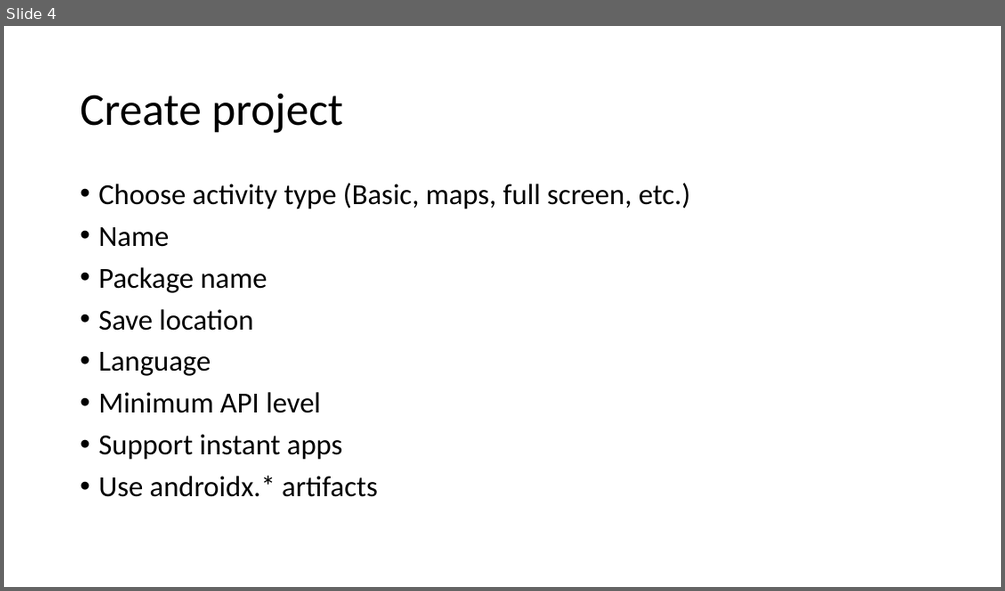
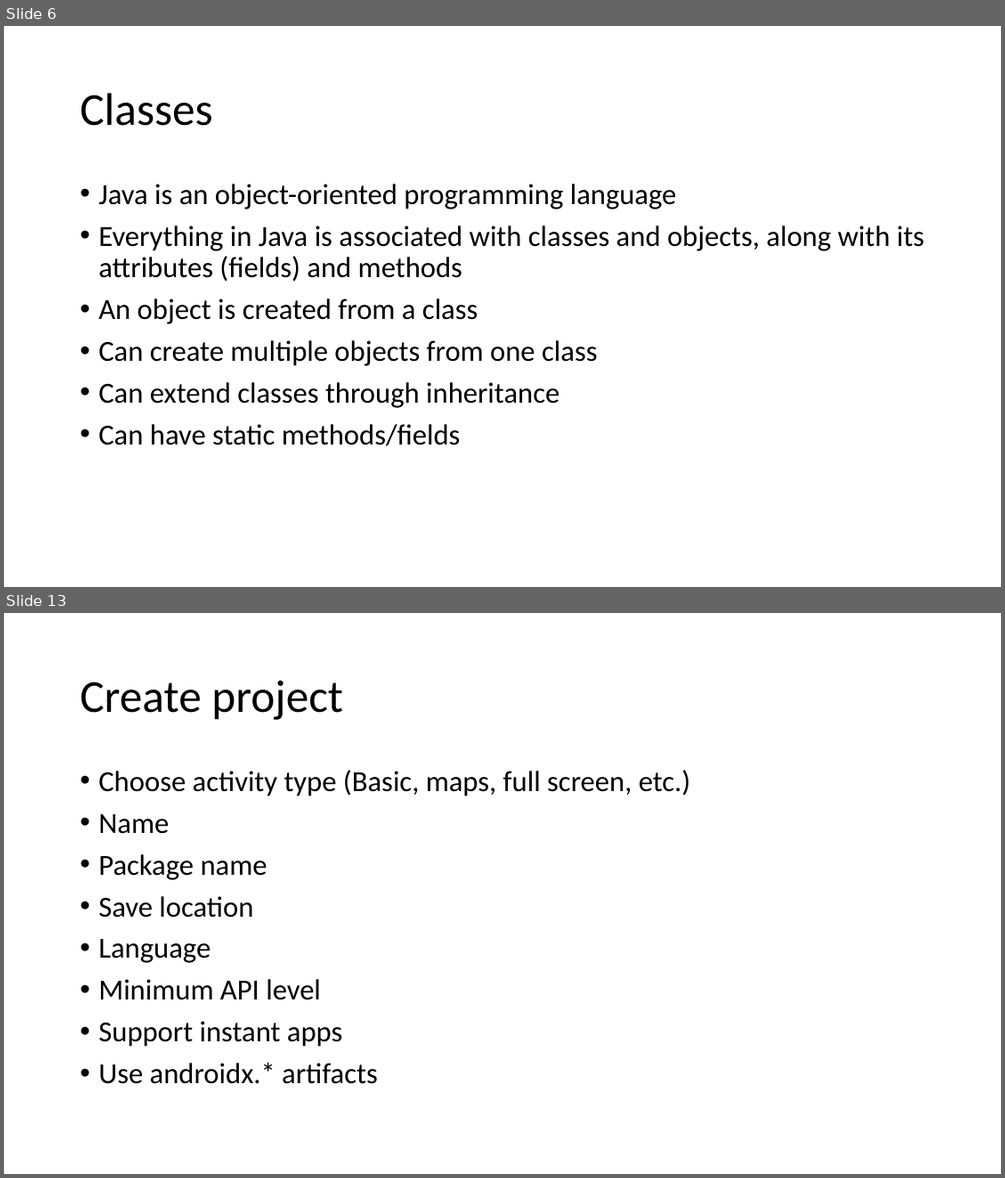
Before and after one commit to russellu/cs230, a slide deck: Lecture_HelloWorld.pptx. Shown one above the other, each under a label of ours: slide 4 before the commit, slides 6 and 13 after it; the slides between them are not shown. The pictures are 1005x591 and 1005x1178 pixels, drawn with LibreOffice and Linux fonts; fonts in the diff are those of the drawing. Boxes give left, top, right and bottom in pixels: in the first picture for what was removed or moved away, otherwise in the second. Text is boxed around its words. In the diff, an @@ line names an element or a change of style, - is before the commit and + after.

```diff
--- a/Lecture_HelloWorld.pptx
+++ b/Lecture_HelloWorld.pptx
@@ slide 6 added at (x1=4, y1=26, x2=1001, y2=587), background #FFFFFF @@
@@ title added at (x1=80, y1=93, x2=212, y2=126), 44 pt, text #000000 @@
+Classes
@@ text added at (x1=98, y1=184, x2=924, y2=446), 28 pt, text #000000 @@
+• Java is an object-oriented programming language
+• Everything in Java is associated with classes and objects, along with its attributes (fields) and methods
+• An object is created from a class
+• Can create multiple objects from one class
+• Can extend classes through inheritance
+• Can have static methods/fields
@@ what was slide 4 is now slide 13 @@
```
Also in this commit, not shown: 4 slides changed, 12 other slides added, 10 slides removed, 3 other files.
